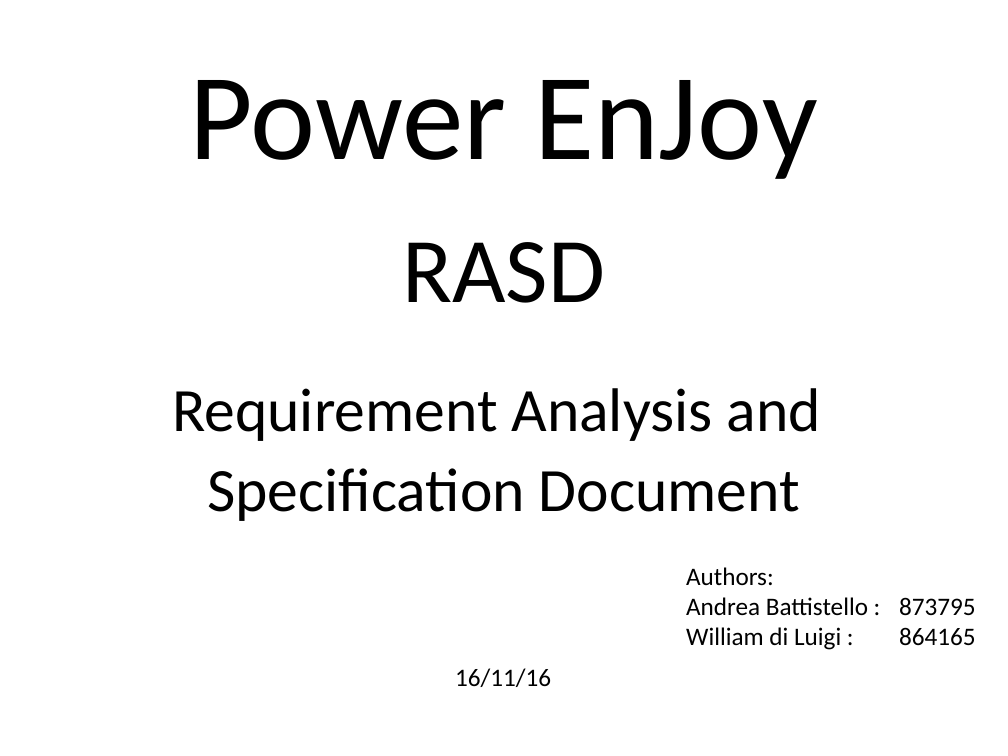
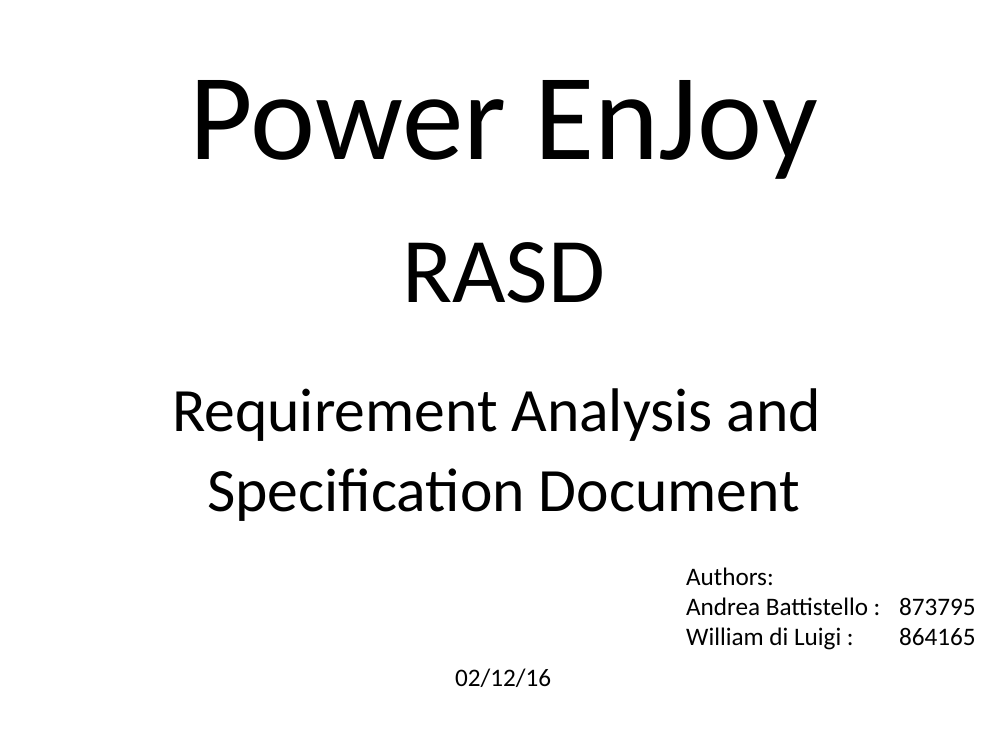
Before and after one commit to battuzz/SWENG-Power-EnJoy, a slide deck: slide 1 of Presentations/RASD_presentation.pptx. Drawn at 1008x756 pixels with LibreOffice and Linux fonts; fonts in the diff are those of the drawing. Boxes give left, top, right and bottom in pixels: in the first picture for what was removed or moved away, otherwise in the second. Text is boxed around its words. In the diff, an @@ line names an element or a change of style, - is before the commit and + after.

```diff
--- a/Presentations/RASD_presentation.pptx
+++ b/Presentations/RASD_presentation.pptx
@@ text at [455, 668, 551, 687]: text changed @@
-16/11/16
+02/12/16
```
Also in this commit, not shown: 1 other slide changed, 41 other files.
